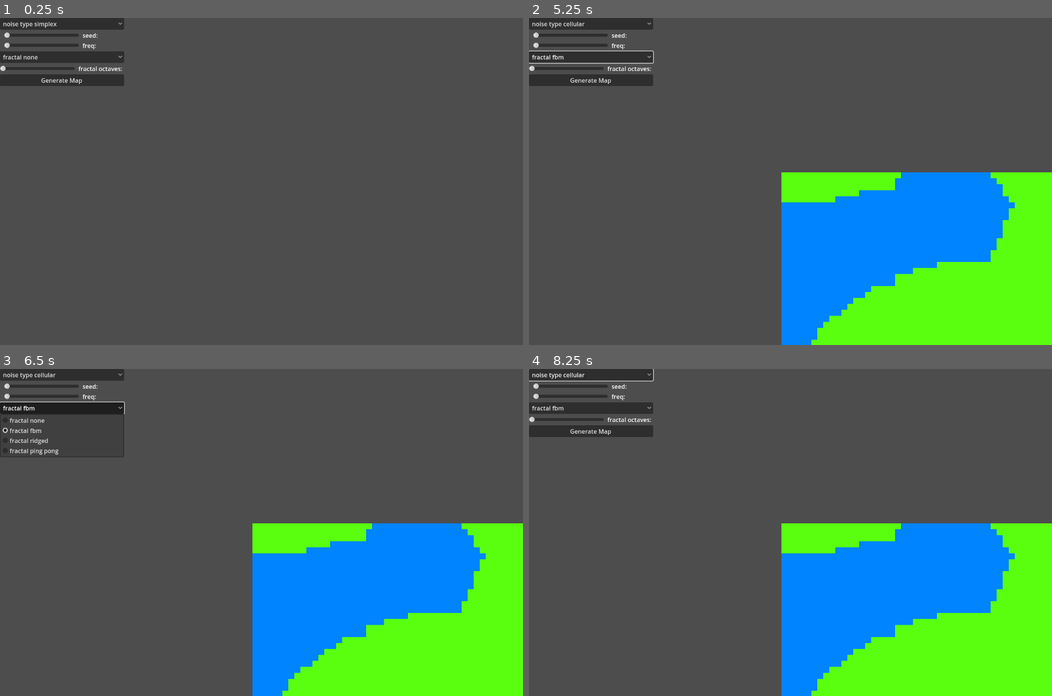
Above: before the commit, frames 1-4 (two rows, left to right).
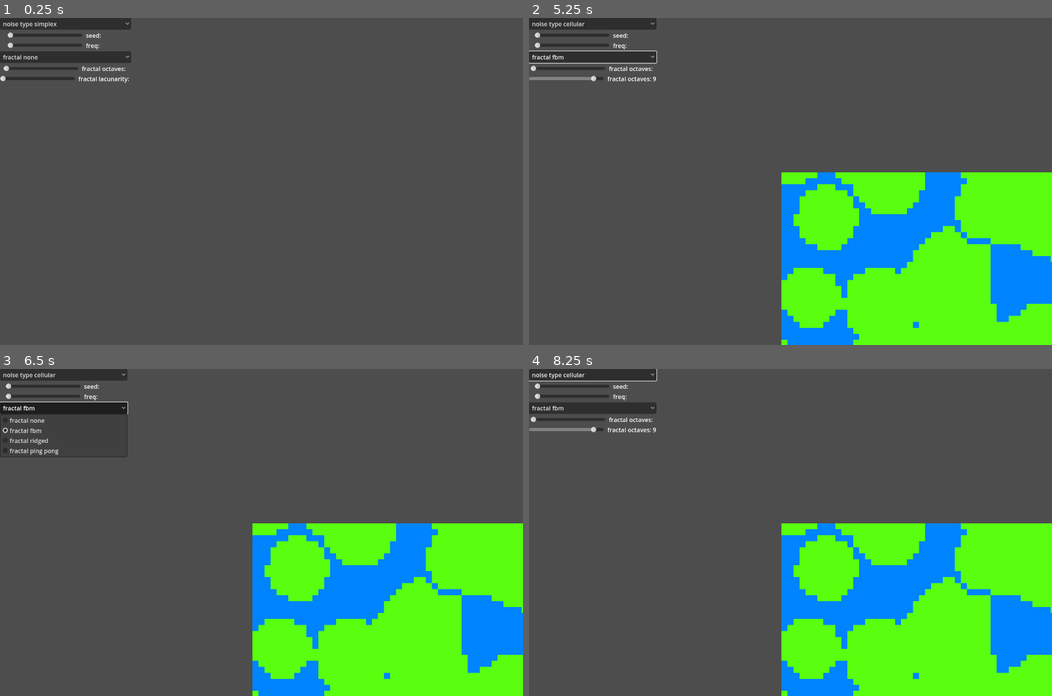
Above: after the commit, the same moments.

Repository: defce74/FastNoiseLite-Demo-Godot-4
Game: Godot game, scene res://world.tscn
The game is run twice, just before and just after one commit, with the same random seed, the same clock (stepped at 60 frames per second) and the same inputs.
Inputs (mouse positions are in pixels of both pictures, inside the frame that each line leads up to):
- Up to frame 1 (0.25 s): no input
- Up to frame 2 (5.25 s): click (591, 80) at 0.5 s, where only the run before the commit has a clickable "Generate Map"; click "noise type simplex" at 1.25 s; click "fractal none" at 2 s; click "noise type cellular" at 2.75 s; click "noise type cellular" at 3.5 s; click "fractal none" at 4.25 s; click (591, 80) at 5 s, where only the run before the commit has a clickable "Generate Map"
- Up to frame 3 (6.5 s): click "fractal fbm" at 5.75 s
- Up to frame 4 (8.25 s): click "fractal fbm" at 6.5 s; click "noise type cellular" at 7.25 s; click "fractal fbm" at 8 s

The runs differ from the first frame. In frame 1, 1.0% of the frame differs, in the area x 0-25%, y 0-21%; in frame 2, 12%, in the area x 0-100%, y 0-100%; in frame 3, 11%; in frame 4, 12%.

Commit message:
prior to map.gd code refactor

Diff:
--- a/src/Gui.gd
+++ b/src/Gui.gd
@@ -7,7 +7,9 @@
 
 @onready var m_seedLabel: Label = $"VBoxContainer/Noise/Seed/Label"
 @onready var m_freqLabel: Label = $"VBoxContainer/Noise/Frequency/Label"
+
 @onready var m_fracOctLabel: Label = $"VBoxContainer/Fractals/FractalOctaves/Label"
+@onready var m_fracLacLabel: Label = $"VBoxContainer/Fractals/FractalLacunarity/Label"
 
 #---------------------------------
 func _on_generate_map_pressed():
@@ -32,3 +34,7 @@
 	g_map.generateWorld()
 
 #---------------------------------
+func _on_fracLac_slider_value_changed(value):
+	g_map.m_fractalLacunarity = value
+	m_fracLacLabel.set_text('fractal octaves: ' + str(g_map.m_fractalLacunarity))
+	g_map.generateWorld()
--- a/src/world.tscn
+++ b/src/world.tscn
@@ -127,13 +127,29 @@
 size_flags_horizontal = 3
 text = "fractal octaves: "
 
-[node name="GenerateMap" type="Button" parent="CanvasLayer/Gui/VBoxContainer"]
+[node name="FractalLacunarity" type="HBoxContainer" parent="CanvasLayer/Gui/VBoxContainer/Fractals"]
 layout_mode = 2
-text = "Generate Map"
+size_flags_horizontal = 4
+size_flags_vertical = 6
+theme_override_constants/separation = 10
+
+[node name="HSlider" type="HSlider" parent="CanvasLayer/Gui/VBoxContainer/Fractals/FractalLacunarity"]
+custom_minimum_size = Vector2(200, 0)
+layout_mode = 2
+size_flags_horizontal = 3
+size_flags_vertical = 1
+size_flags_stretch_ratio = 0.5
+max_value = 10.0
+
+[node name="Label" type="Label" parent="CanvasLayer/Gui/VBoxContainer/Fractals/FractalLacunarity"]
+custom_minimum_size = Vector2(100, 0)
+layout_mode = 2
+size_flags_horizontal = 3
+text = "fractal lacunarity: "
 
 [connection signal="item_selected" from="CanvasLayer/Gui/VBoxContainer/Noise/NoiseType" to="CanvasLayer/Gui/VBoxContainer/Noise/NoiseType" method="_on_item_selected"]
 [connection signal="value_changed" from="CanvasLayer/Gui/VBoxContainer/Noise/Seed/HSlider" to="CanvasLayer/Gui" method="_on_seed_slider_value_changed"]
 [connection signal="value_changed" from="CanvasLayer/Gui/VBoxContainer/Noise/Frequency/HSlider" to="CanvasLayer/Gui" method="_on_freq_slider_value_changed"]
 [connection signal="item_selected" from="CanvasLayer/Gui/VBoxContainer/Fractals/FractalType" to="CanvasLayer/Gui/VBoxContainer/Fractals/FractalType" method="_on_item_selected"]
 [connection signal="value_changed" from="CanvasLayer/Gui/VBoxContainer/Fractals/FractalOctaves/HSlider" to="CanvasLayer/Gui" method="_on_fracOct_slider_value_changed"]
-[connection signal="pressed" from="CanvasLayer/Gui/VBoxContainer/GenerateMap" to="CanvasLayer/Gui" method="_on_generate_map_pressed"]
+[connection signal="value_changed" from="CanvasLayer/Gui/VBoxContainer/Fractals/FractalLacunarity/HSlider" to="CanvasLayer/Gui" method="_on_fracLac_slider_value_changed"]
